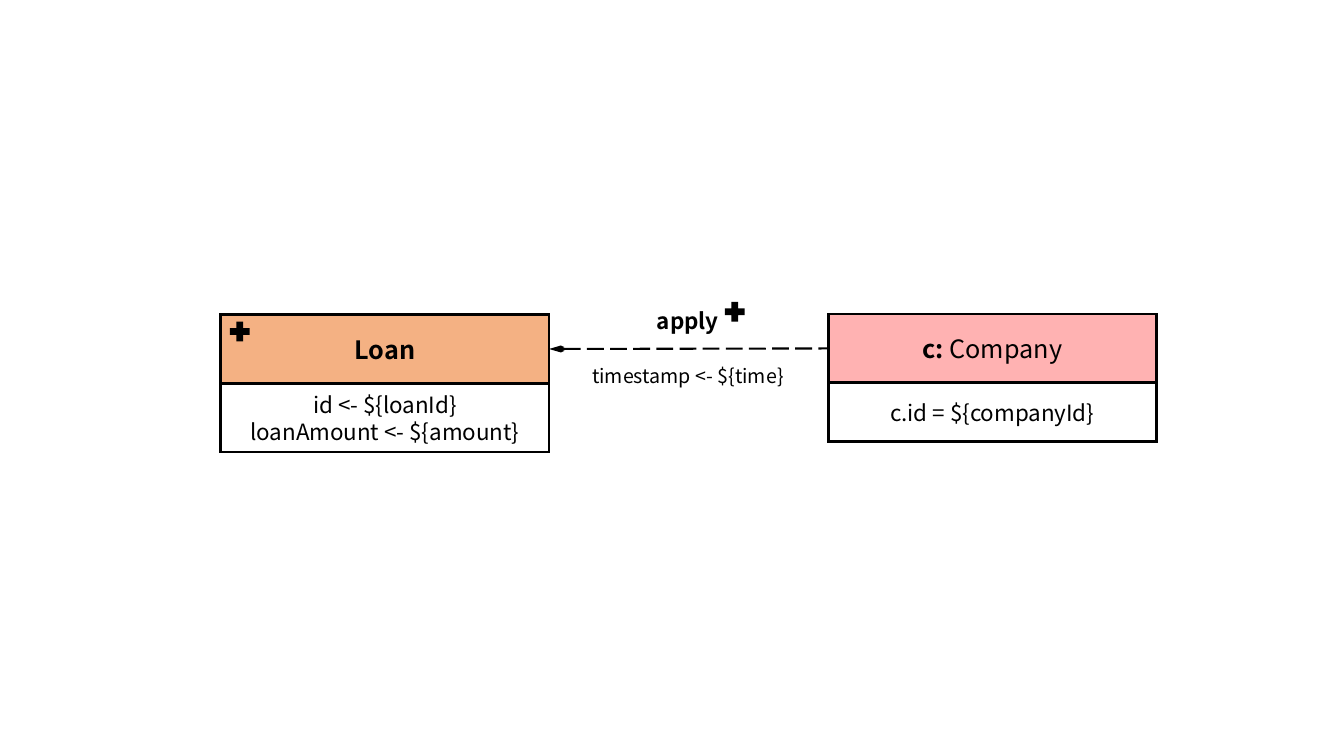
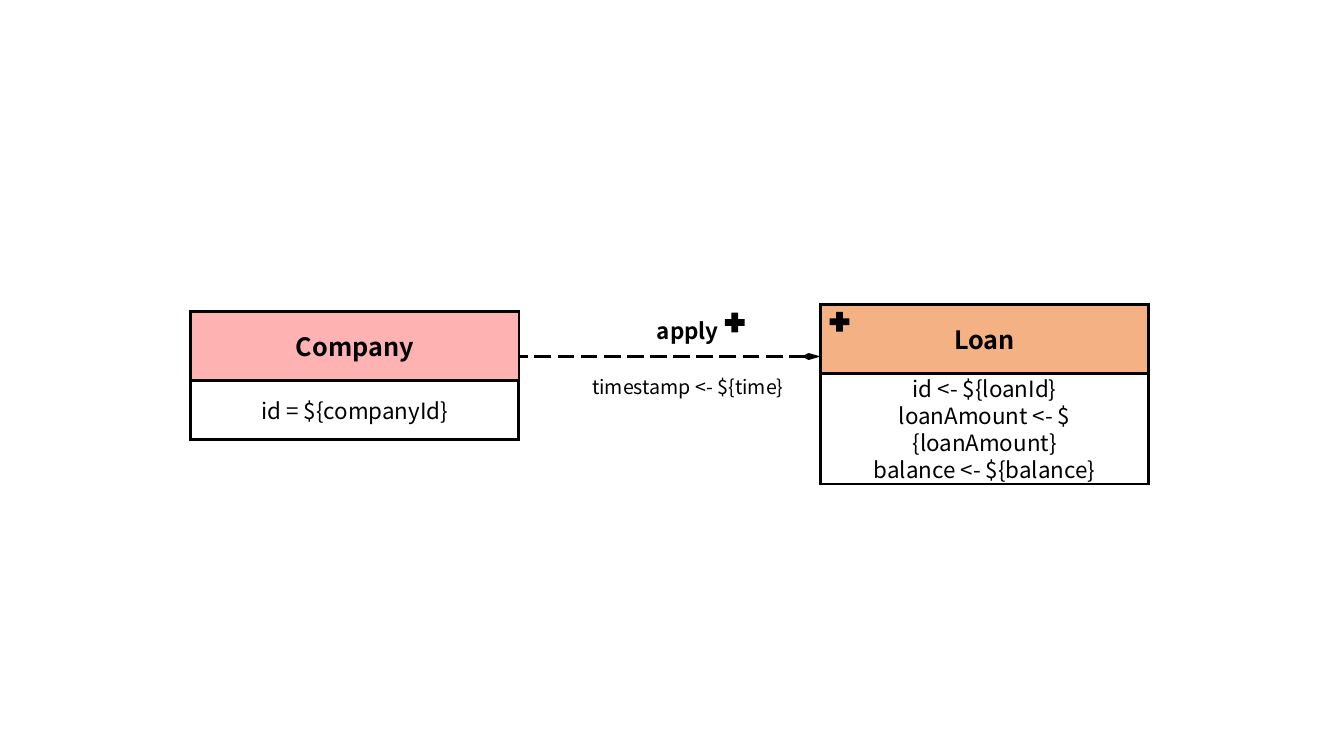
Before and after one commit to ldbc/ldbc_finbench_docs, a slide deck: slide 7 of patterns/transaction-write.pptx (slide 6 before the commit). Drawn at 1344x756 pixels with LibreOffice and Linux fonts; fonts in the diff are those of the drawing. Boxes give left, top, right and bottom in pixels: in the first picture for what was removed or moved away, otherwise in the second. Text is boxed around its words. In the diff, an @@ line names an element or a change of style, - is before the commit and + after.

```diff
--- a/patterns/transaction-write.pptx
+++ b/patterns/transaction-write.pptx
@@ rectangle "Company" moved from (x1=829, y1=315, x2=1157, y2=383) to (x1=191, y1=312, x2=519, y2=380) @@
@@ 2 texts, 1 plus moved together from (x1=592, y1=301, x2=784, y2=388) to (x1=592, y1=313, x2=784, y2=399) @@
@@ rectangle "Loan" moved from (x1=221, y1=315, x2=549, y2=383) to (x1=821, y1=304, x2=1149, y2=373) @@
@@ plus moved from (x1=230, y1=322, x2=250, y2=342) to (x1=830, y1=312, x2=850, y2=332) @@
@@ text in rectangle at (x1=296, y1=337, x2=414, y2=362): text changed; bold on @@
-c: Company
+Company
@@ arrow moved from (549, 349) - (829, 349) to (821, 357) - (519, 357) @@
@@ rectangle "id = ${companyId}" moved from (x1=829, y1=383, x2=1157, y2=443) to (x1=191, y1=381, x2=519, y2=441) @@
@@ rectangle "id <- ${loanId}" resized from (x1=221, y1=383, x2=549, y2=452) to (x1=821, y1=374, x2=1149, y2=485) @@
@@ text in rectangle at (x1=261, y1=400, x2=448, y2=424): text changed @@
-c.id = ${companyId}
+id = ${companyId}
@@ text in rectangle at (x1=874, y1=406, x2=1095, y2=482): text changed @@
-loanAmount <- ${amount}
+loanAmount <- ${loanAmount}
+balance <- ${balance}
```
Also in this commit, not shown: 11 other slides changed, 5 slides added, 1 slide removed, 17 other files.
